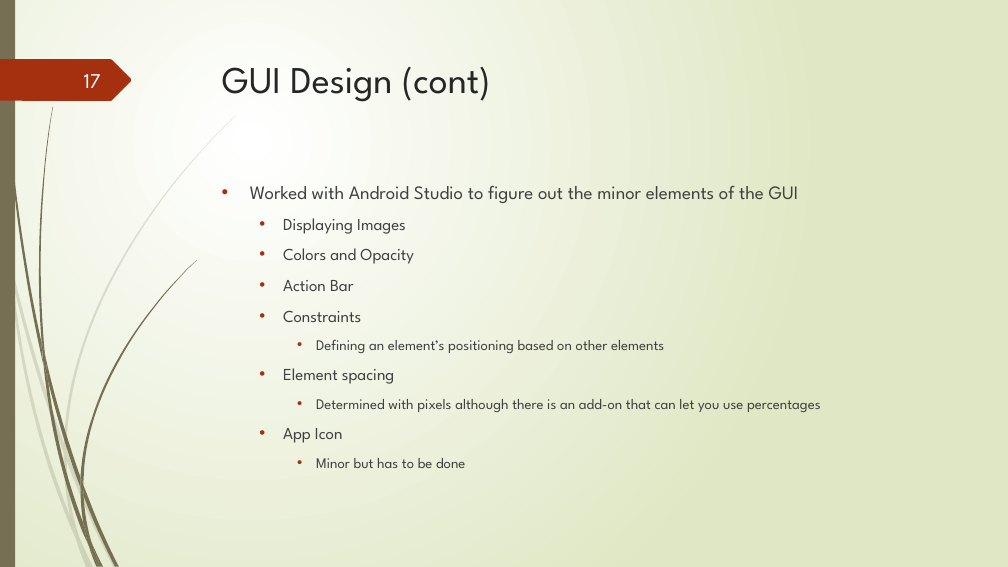
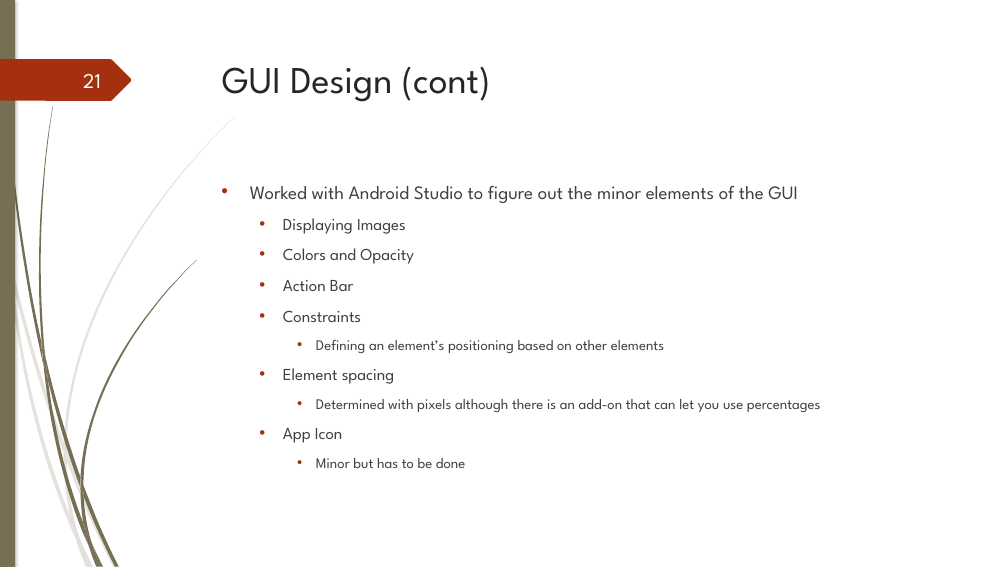
Before and after one commit to junmin-yee/Landmarked, a slide deck: slide 21 of Presentations/Sprint01 ReviewMeeting.pptx (slide 17 before the commit). Drawn at 1008x567 pixels with LibreOffice and Linux fonts; fonts in the diff are those of the drawing. Boxes give left, top, right and bottom in pixels: in the first picture for what was removed or moved away, otherwise in the second. Text is boxed around its words. In the diff, an @@ line names an element or a change of style, - is before the commit and + after.

Commit message:
Readded My Presentation Contributions
UML Design, Unofficial Sprint, Sprint 2.

```diff
--- a/Presentations/Sprint01 ReviewMeeting.pptx
+++ b/Presentations/Sprint01 ReviewMeeting.pptx
@@ background gradient #FFFFFF to #DFE8C4 to #FFFFFF @@
@@ rectangle at (0, 0, 15, 567): shadow on @@
@@ outline redrawn in 13 elements at (11, 261, 64, 453), (67, 451, 117, 567), (8, 265, 76, 540), (64, 453, 79, 538), (64, 116, 236, 451), (70, 516, 90, 567), (2, 0, 43, 364), (83, 485, 119, 566), (39, 107, 53, 357), (80, 260, 197, 485), (80, 488, 91, 544), (80, 477, 83, 496), (0, 59, 132, 101) @@
@@ page number at (83, 74, 101, 88): text changed @@
-17
+21
@@ text at (250, 186, 798, 203): indent changed @@
```
Also in this commit, not shown: 22 other slides changed, 9 slides added, 4 slides removed.
